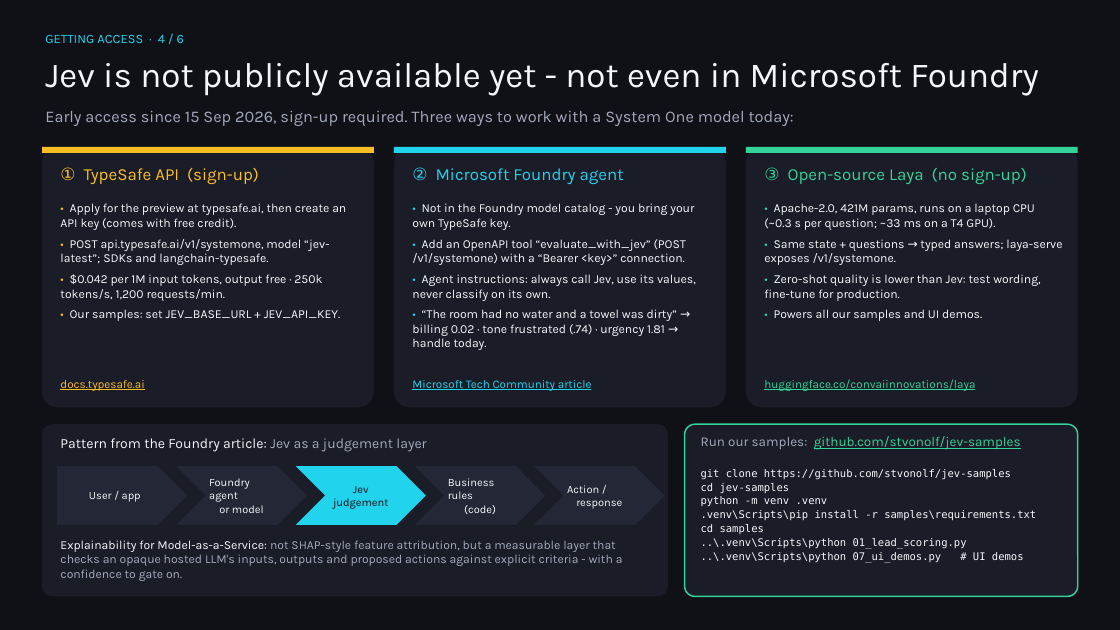
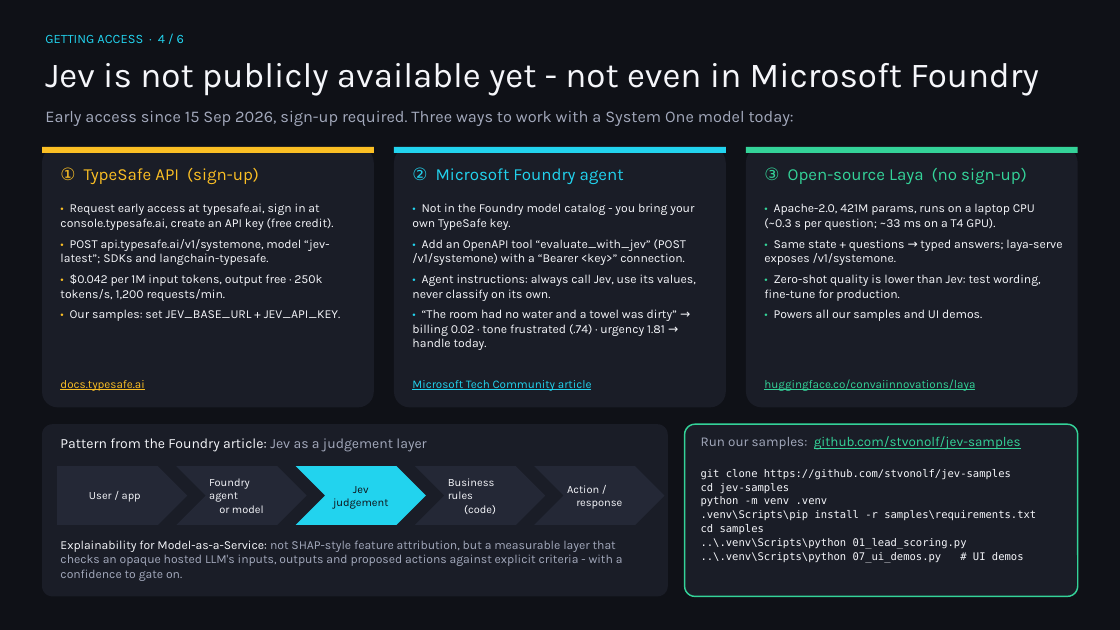
Before and after one commit to stvonolf/jev-samples, a slide deck: slide 4 of presentation/Jev_Team_Overview.pptx. Drawn at 1120x630 pixels with LibreOffice and Linux fonts; fonts in the diff are those of the drawing. Boxes give left, top, right and bottom in pixels: in the first picture for what was removed or moved away, otherwise in the second. Text is boxed around its words. In the diff, an @@ line names an element or a change of style, - is before the commit and + after.

```diff
--- a/presentation/Jev_Team_Overview.pptx
+++ b/presentation/Jev_Team_Overview.pptx
@@ text at (60, 203, 334, 230): text changed @@
-• Apply for the preview at typesafe.ai, then create an API key (comes with free credit).
+• Request early access at typesafe.ai, sign in at console.typesafe.ai, create an API key (free credit).
```
Also in this commit, not shown: 3 other slides changed, 2 other files.
